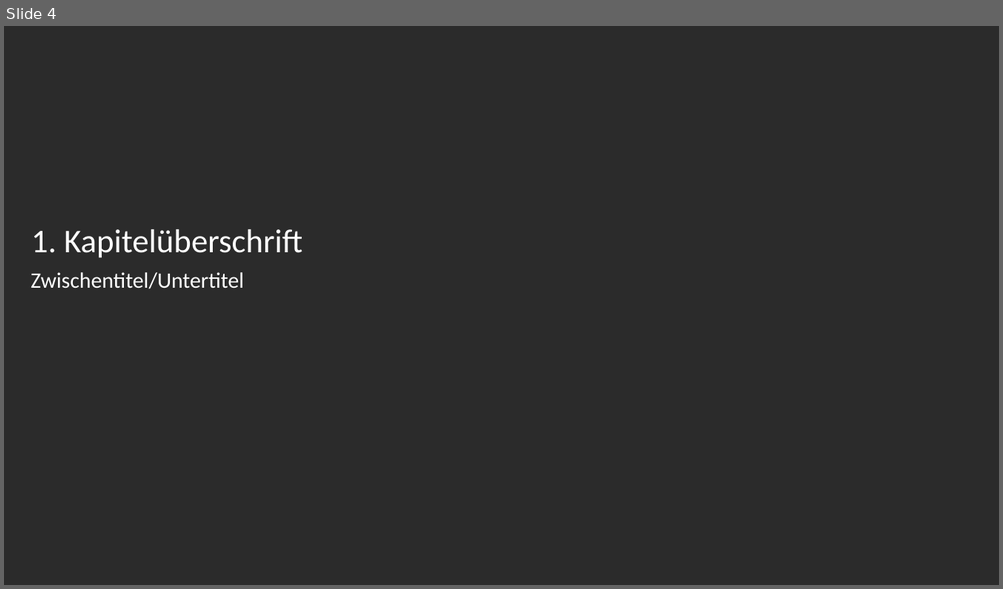
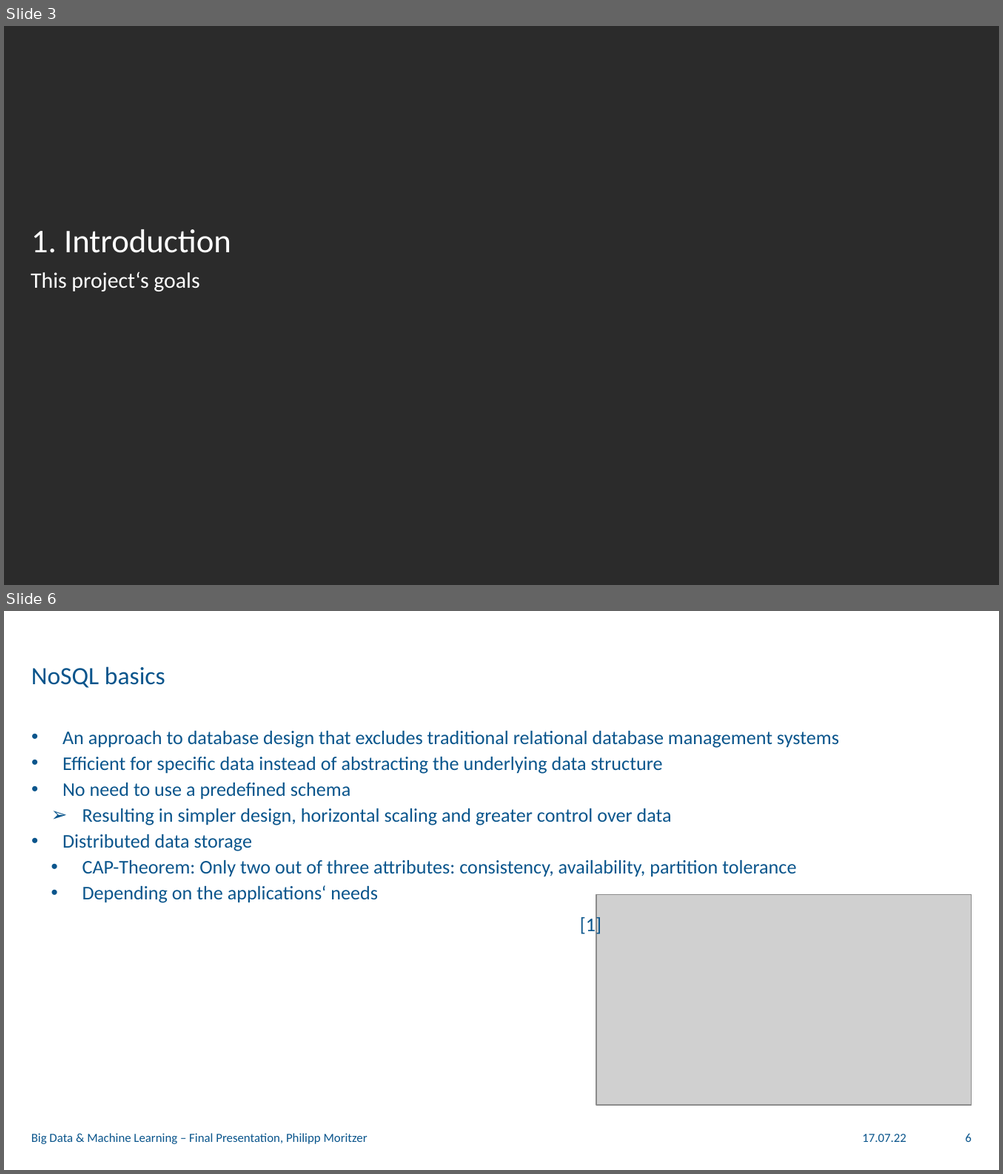
Before and after one commit to philippmoritzer/bd-ml-project, a slide deck: docs/presentation.pptx. Shown one above the other, each under a label of ours: slide 4 before the commit, slides 3 and 6 after it; the slides between them are not shown. The pictures are 1003x589 and 1003x1174 pixels, drawn with LibreOffice and Linux fonts; fonts in the diff are those of the drawing; grey boxes stand for pictures; background and template pictures are left out; a plain dark background stands for a picture behind light text. Boxes give left, top, right and bottom in pixels: in the first picture for what was removed or moved away, otherwise in the second. Text is boxed around its words. In the diff, an @@ line names an element or a change of style, - is before the commit and + after.

Commit message:
spelling

```diff
--- a/docs/presentation.pptx
+++ b/docs/presentation.pptx
@@ slide 6 added at (4,611,999,1170), background picture (left out) @@
@@ title added at (31,667,165,688), 18 pt, text #0A558C @@
+NoSQL basics
@@ text added at (62,731,839,903), 14 pt, text #0A558C @@
+• An approach to database design that excludes traditional relational database management systems
+• Efficient for specific data instead of abstracting the underlying data structure
+• No need to use a predefined schema
+  ➢ Resulting in simpler design, horizontal scaling and greater control over data
+• Distributed data storage
+  • CAP-Theorem: Only two out of three attributes: consistency, availability, partition tolerance
+  • Depending on the applications‘ needs
@@ picture added at (596,894,970,1105) @@
@@ text added at (580,915,601,936), 14 pt, text #0A558C @@
+[1]
@@ text added at (31,1133,367,1145), 9 pt, text #0A558C @@
+Big Data & Machine Learning – Final Presentation, Philipp Moritzer
@@ text added at (862,1134,906,1142), 9 pt, text #0A558C @@
+17.07.22
@@ page number added at (965,1133,971,1142), 9 pt, text #0A558C @@
+6
@@ what was slide 4 is now slide 3 @@
@@ slide 3 changed as well @@
@@ title at (31,230,231,253): text changed @@
-1. Kapitelüberschrift
+1. Introduction
@@ text at (31,272,199,292): text changed @@
-Zwischentitel/Untertitel
+This project‘s goals
```
Also in this commit, not shown: 13 other slides changed, 19 other slides added, 11 slides removed.
